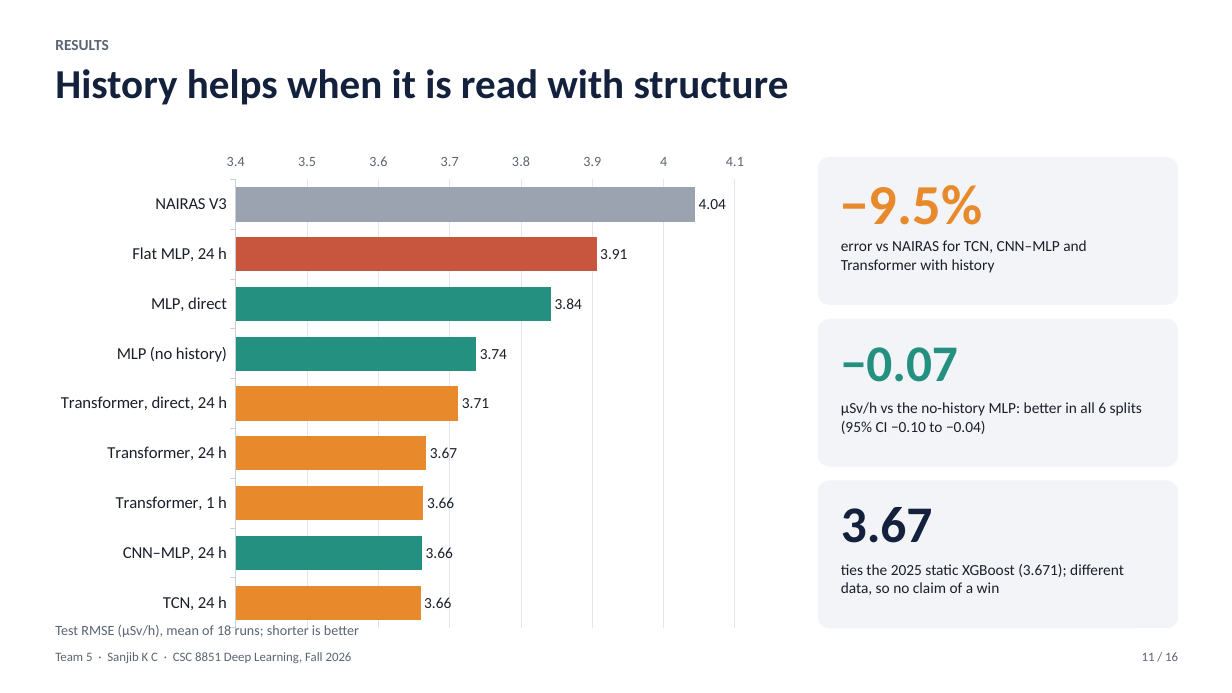
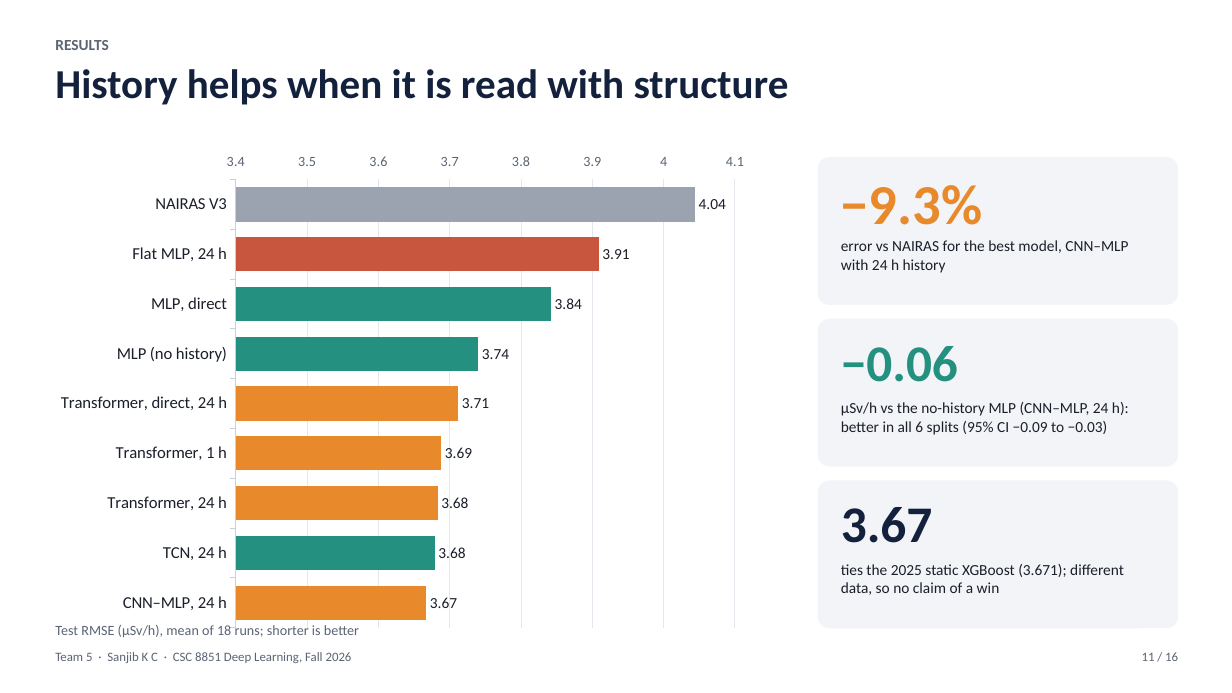
Before and after one commit to thesanjibkc/Deep_learning_project, a slide deck: slide 11 of poster/Team5_Sanjib_KC_slides.pptx. Drawn at 1232x693 pixels with LibreOffice and Linux fonts; fonts in the diff are those of the drawing. Boxes give left, top, right and bottom in pixels: in the first picture for what was removed or moved away, otherwise in the second. Text is boxed around its words. In the diff, an @@ line names an element or a change of style, - is before the commit and + after.

```diff
--- a/poster/Team5_Sanjib_KC_slides.pptx
+++ b/poster/Team5_Sanjib_KC_slides.pptx
@@ bar chart at (46,143,786,638) @@
-categories: NAIRAS V3, Flat MLP, 24 h, MLP, direct, MLP (no history), Transformer, direct, 24 h, Transformer, 24 h, Transformer, 1 h, CNN–MLP, 24 h, TCN, 24 h
+categories: NAIRAS V3, Flat MLP, 24 h, MLP, direct, MLP (no history), Transformer, direct, 24 h, Transformer, 1 h, Transformer, 24 h, TCN, 24 h, CNN–MLP, 24 h
-Series 1: 4.04, 3.91, 3.84, 3.74, 3.71, 3.67, 3.66, 3.66, 3.66
+Series 1: 4.04, 3.91, 3.84, 3.74, 3.71, 3.69, 3.68, 3.68, 3.67
@@ text at (841,185,983,225): text changed @@
-−9.5%
+−9.3%
@@ text at (841,240,1128,273): text changed @@
-error vs NAIRAS for TCN, CNN–MLP and Transformer with history
+error vs NAIRAS for the best model, CNN–MLP with 24 h history
@@ text at (841,346,958,382): text changed @@
-−0.07
+−0.06
@@ text at (841,402,1129,435): text changed @@
-µSv/h vs the no-history MLP: better in all 6 splits (95% CI −0.10 to −0.04)
+µSv/h vs the no-history MLP (CNN–MLP, 24 h): better in all 6 splits (95% CI −0.09 to −0.03)
```
Also in this commit, not shown: 7 other slides changed, 2 other files.
